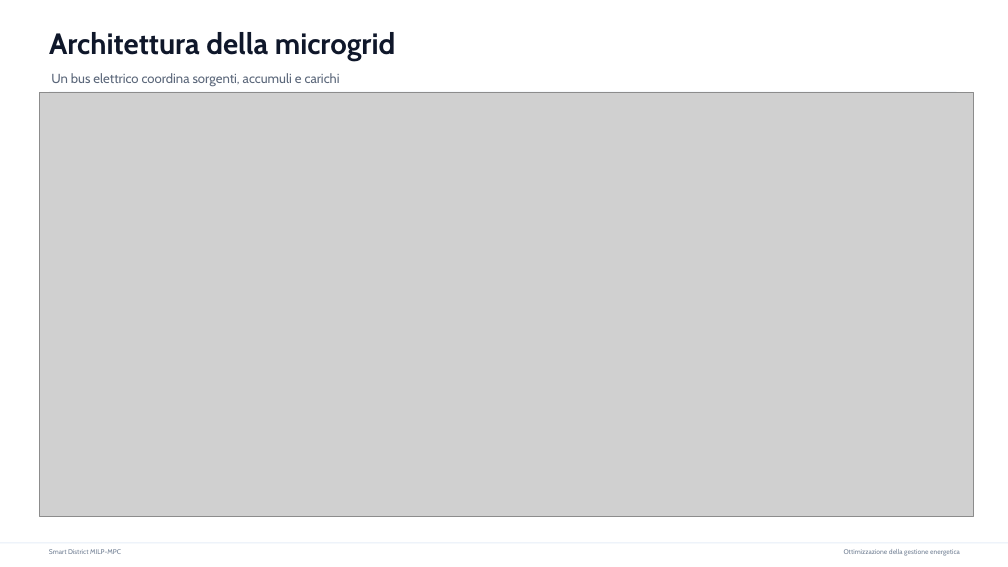
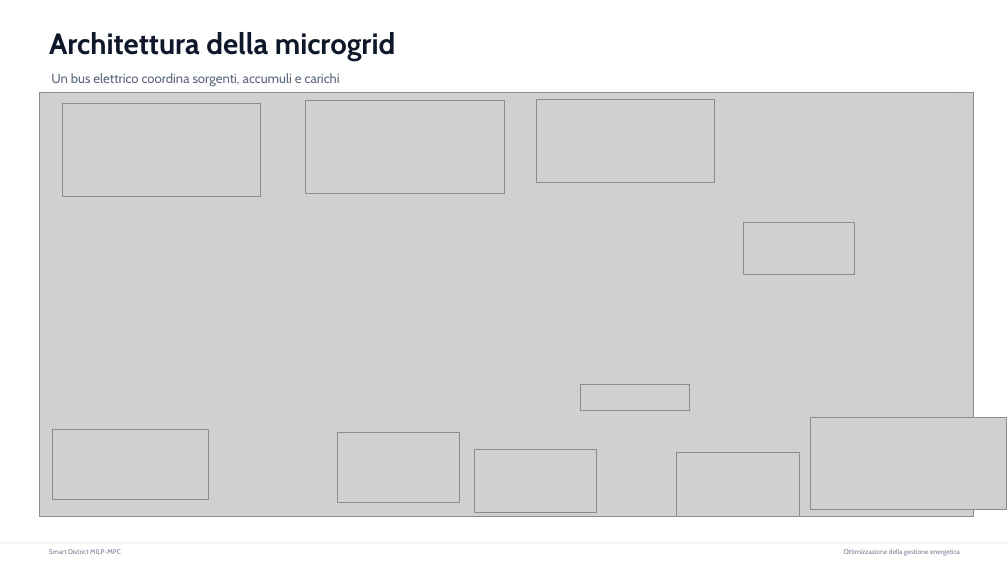
Before and after one commit to AleDiFi/Progetto_Innovazione, a slide deck: slide 2 of Innovazione, slide Alessandro, Lorenzo e Dario.pptx (slide 3 before the commit). Drawn at 1008x567 pixels with LibreOffice and Linux fonts; fonts in the diff are those of the drawing; grey boxes stand for pictures. Boxes give left, top, right and bottom in pixels: in the first picture for what was removed or moved away, otherwise in the second. Text is boxed around its words. In the diff, an @@ line names an element or a change of style, - is before the commit and + after.

```diff
--- a/Innovazione, slide Alessandro, Lorenzo e Dario.pptx
+++ b/Innovazione, slide Alessandro, Lorenzo e Dario.pptx
@@ picture added at box(62, 104, 261, 197) @@
@@ picture added at box(306, 101, 505, 194) @@
@@ picture added at box(537, 99, 715, 182) @@
@@ picture added at box(743, 222, 854, 274) @@
@@ picture added at box(581, 384, 690, 411) @@
@@ picture added at box(811, 417, 1007, 510) @@
@@ picture added at box(52, 430, 209, 499) @@
@@ picture added at box(337, 433, 460, 502) @@
@@ picture added at box(474, 449, 597, 513) @@
@@ picture added at box(677, 452, 799, 516) @@
```
Also in this commit, not shown: 1 other slide changed, 1 slide removed, 2 other files.
